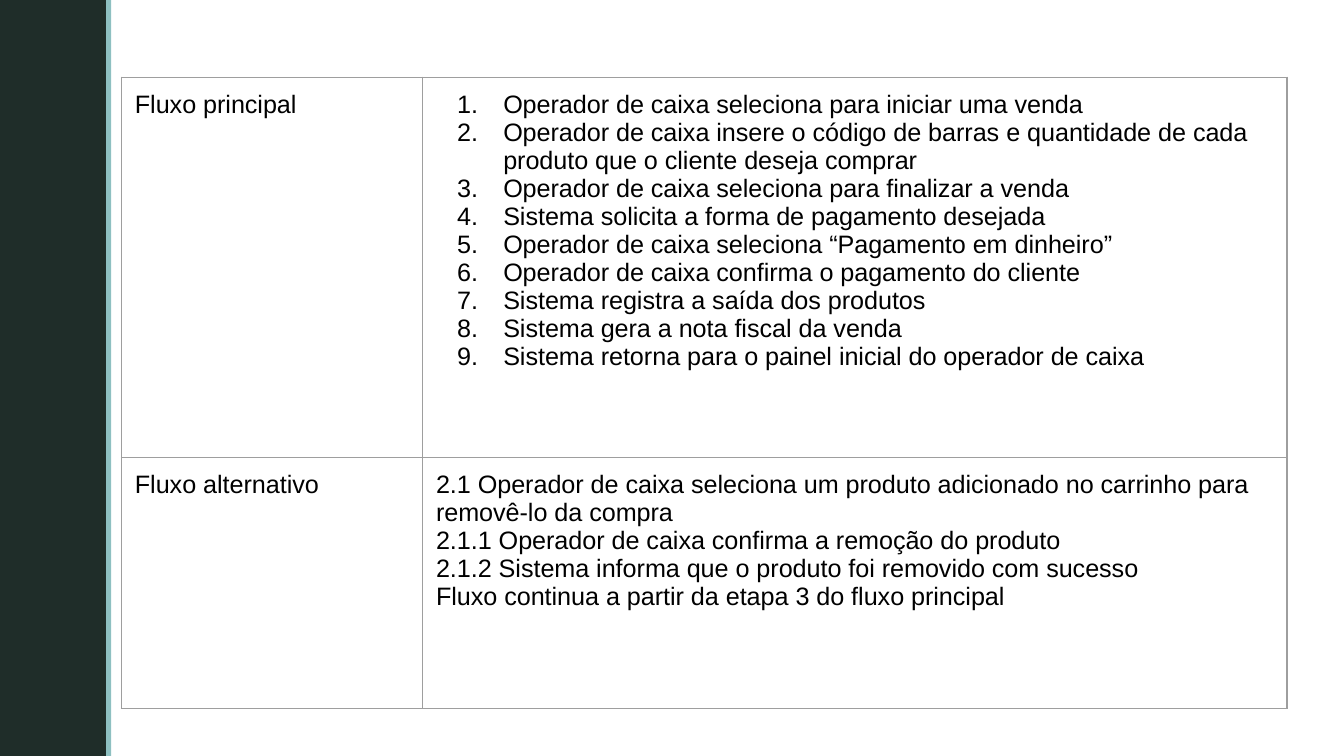
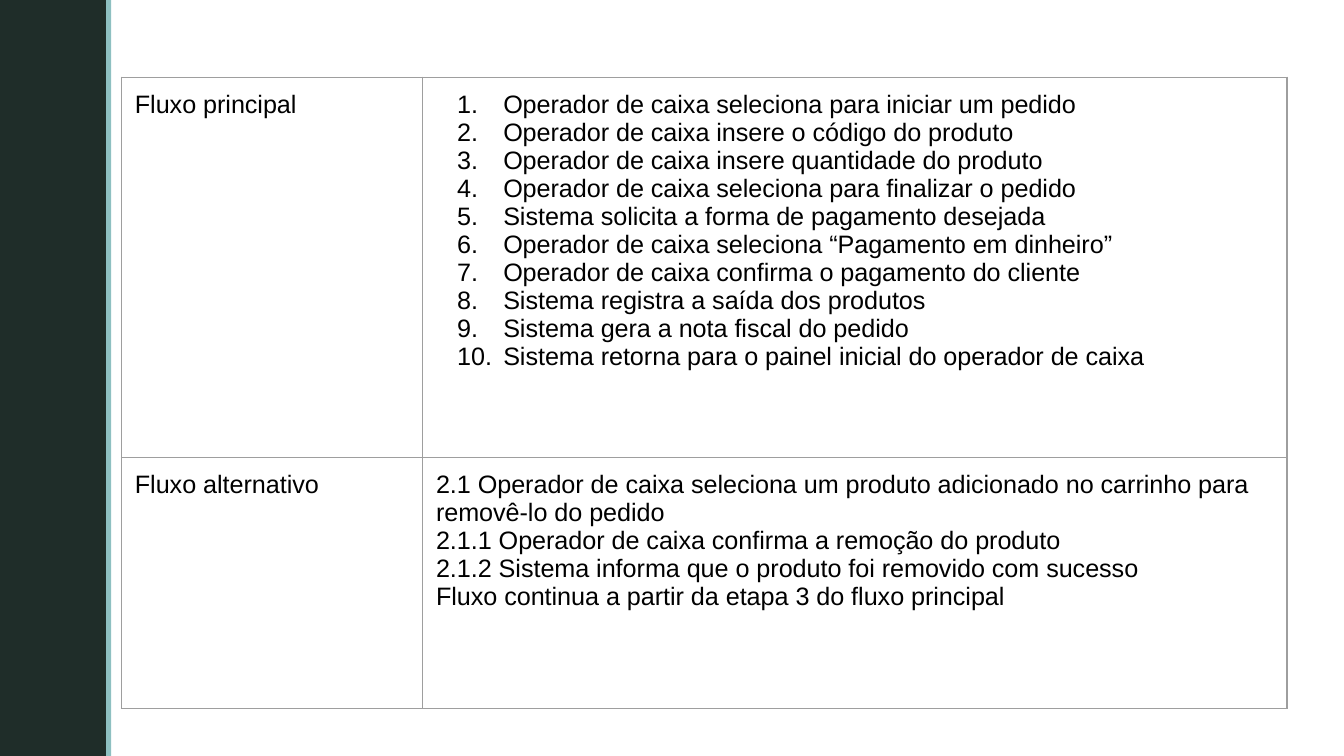
Before and after one commit to GabrielFVieira/PDV_Grupo5_Projeto_Software, a slide deck: slide 19 of documentos/Casos de Uso/CasosDeUso_Requisitos.pptx (slide 20 before the commit). Drawn at 1344x756 pixels with LibreOffice and Linux fonts; fonts in the diff are those of the drawing; background and template pictures are left out. Boxes give left, top, right and bottom in pixels: in the first picture for what was removed or moved away, otherwise in the second. Text is boxed around its words. In the diff, an @@ line names an element or a change of style, - is before the commit and + after.

```diff
--- a/documentos/Casos de Uso/CasosDeUso_Requisitos.pptx
+++ b/documentos/Casos de Uso/CasosDeUso_Requisitos.pptx
@@ table at bbox=[121, 77, 1286, 615] @@
-row 1, column 2: Operador de caixa seleciona para iniciar uma venda / Operador de caixa insere o código de barras e quantidade de cada produto que o cliente deseja comprar / Operador de caixa seleciona para finalizar a venda / Sistema solicita a forma de pagamento desejada / Operador de caixa seleciona “Pagamento em dinheiro” / Operador de caixa confirma o pagamento do cliente / Sistema registra a saída dos produtos / Sistema gera a nota fiscal da venda / Sistema retorna para o painel inicial do operador de caixa
+row 1, column 2: Operador de caixa seleciona para iniciar um pedido / Operador de caixa insere o código do produto / Operador de caixa insere quantidade do produto / Operador de caixa seleciona para finalizar o pedido / Sistema solicita a forma de pagamento desejada / Operador de caixa seleciona “Pagamento em dinheiro” / Operador de caixa confirma o pagamento do cliente / Sistema registra a saída dos produtos / Sistema gera a nota fiscal do pedido / Sistema retorna para o painel inicial do operador de caixa
-row 2, column 2: 2.1 Operador de caixa seleciona um produto adicionado no carrinho para removê-lo da compra / 2.1.1 Operador de caixa confirma a remoção do produto / 2.1.2 Sistema informa que o produto foi removido com sucesso / Fluxo continua a partir da etapa 3 do fluxo principal
+row 2, column 2: 2.1 Operador de caixa seleciona um produto adicionado no carrinho para removê-lo do pedido / 2.1.1 Operador de caixa confirma a remoção do produto / 2.1.2 Sistema informa que o produto foi removido com sucesso / Fluxo continua a partir da etapa 3 do fluxo principal
```
Also in this commit, not shown: 16 other slides changed, 3 slides added, 2 slides removed, 3 other files.
